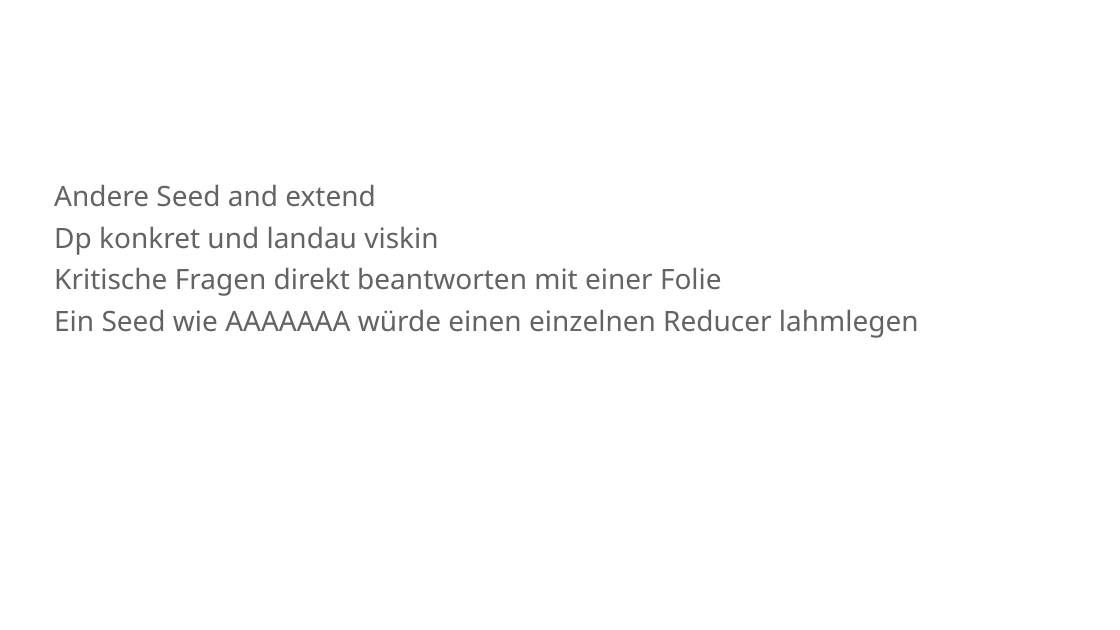
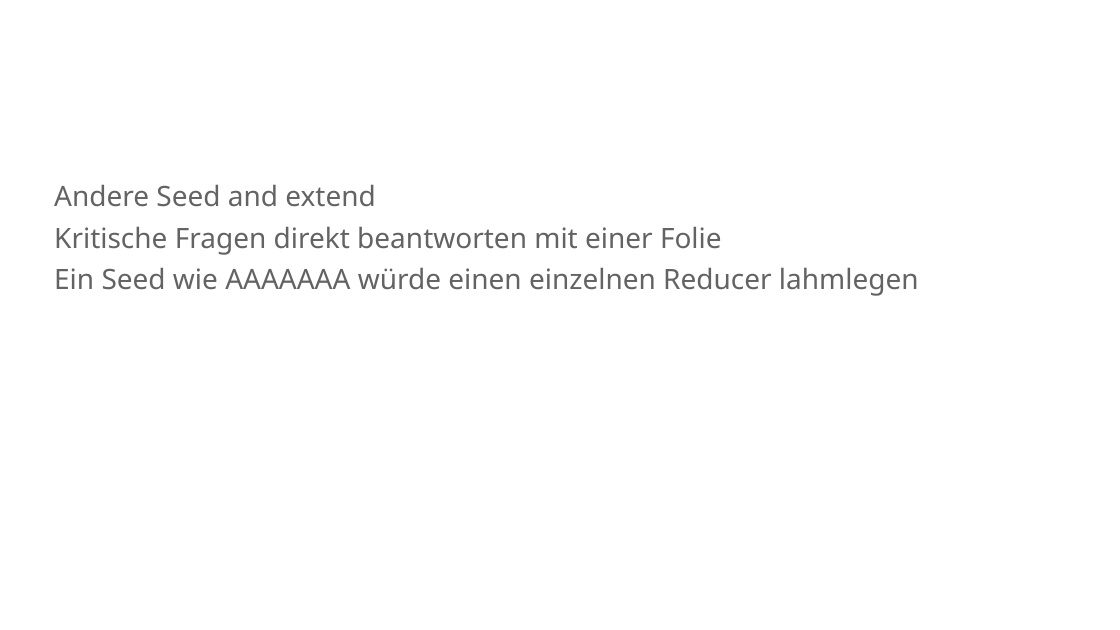
Before and after one commit to mawehl/BigData, a slide deck: slide 29 of CloudBurst_Wehle.pptx (slide 26 before the commit). Drawn at 1120x630 pixels with LibreOffice and Linux fonts; fonts in the diff are those of the drawing; background and template pictures are left out. Boxes give left, top, right and bottom in pixels: in the first picture for what was removed or moved away, otherwise in the second. Text is boxed around its words. In the diff, an @@ line names an element or a change of style, - is before the commit and + after.

```diff
--- a/CloudBurst_Wehle.pptx
+++ b/CloudBurst_Wehle.pptx
@@ subtitle at <box>54,226,438,255</box>: paragraph removed @@
-Dp konkret und landau viskin
```
Also in this commit, not shown: 11 other slides changed, 3 slides added.
